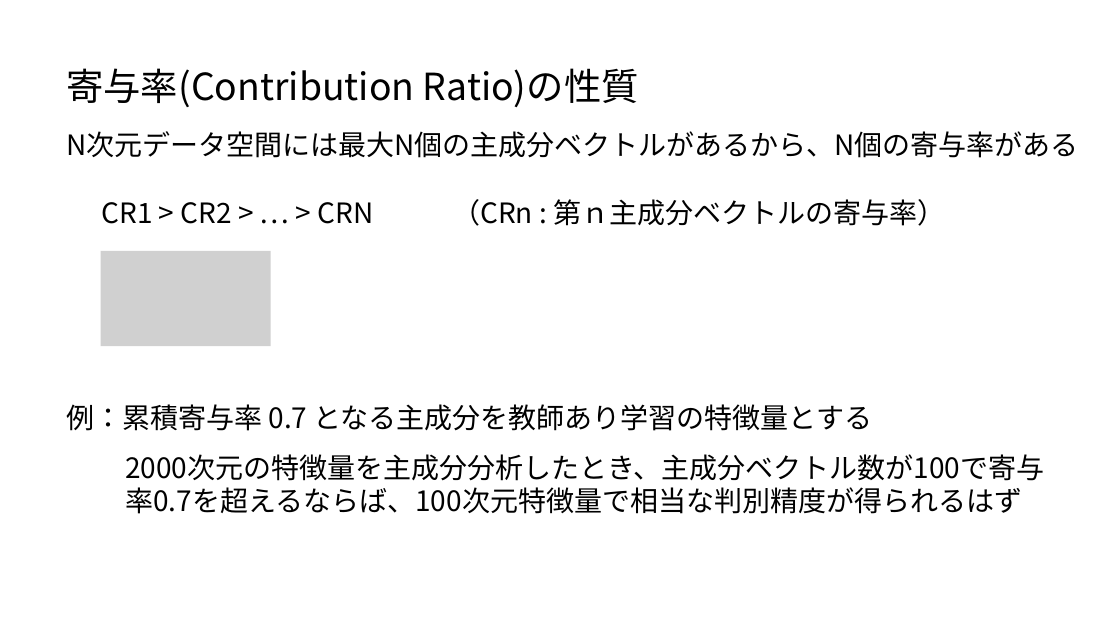
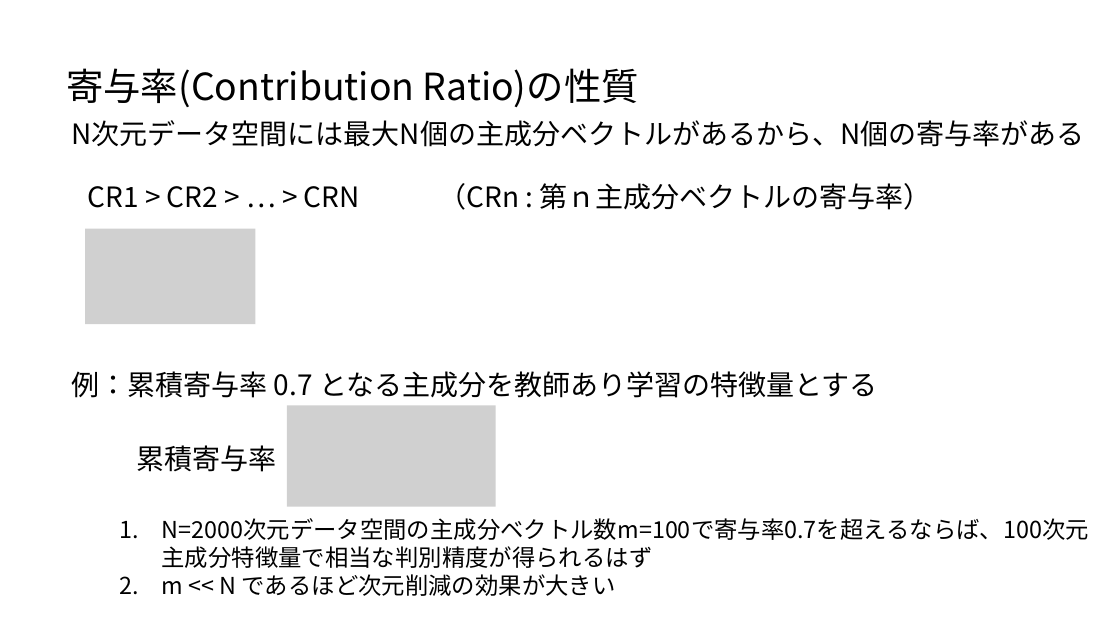
Before and after one commit to ueharaLab/NLP_7-PCA, a slide deck: slide 27 of NLP_6 PCA(BASICS)_ver2.pptx. Drawn at 1120x630 pixels with LibreOffice and Linux fonts; fonts in the diff are those of the drawing; grey boxes stand for pictures. Boxes give left, top, right and bottom in pixels: in the first picture for what was removed or moved away, otherwise in the second. Text is boxed around its words. In the diff, an @@ line names an element or a change of style, - is before the commit and + after.

Commit message:
719

```diff
--- a/NLP_6 PCA(BASICS)_ver2.pptx
+++ b/NLP_6 PCA(BASICS)_ver2.pptx
@@ text "N次元データ空間には最大N個の主成分ベクトルがあるから、N個の寄与率がある": place and size @@
-text "N次元データ空間には最大N個の主成分ベクトルがあるから、N個の寄与率がある" at bbox=[66, 131, 1079, 158]
+text "N次元データ空間には最大N個の主成分ベクトルがあるから、N個の寄与率がある" at bbox=[72, 120, 1085, 147]
@@ text "CR1 > CR2 > … ...": place and size @@
-text "CR1 > CR2 > … ..." at bbox=[101, 202, 374, 224]
+text "CR1 > CR2 > … ..." at bbox=[88, 186, 360, 208]
@@ text "（CRn : 第ｎ主成分ベクトルの寄与率）": place and size @@
-text "（CRn : 第ｎ主成分ベクトルの寄与率）" at bbox=[452, 199, 945, 226]
+text "（CRn : 第ｎ主成分ベクトルの寄与率）" at bbox=[438, 183, 931, 210]
@@ picture: place and size @@
-picture at bbox=[101, 251, 271, 347]
+picture at bbox=[85, 229, 255, 324]
@@ text "例：累積寄与率 0.7 となる主成分を教師あり学習の特徴量とする": place and size @@
-text "例：累積寄与率 0.7 となる主成分を教師あり学習の特徴量とする" at bbox=[66, 404, 872, 431]
+text "例：累積寄与率 0.7 となる主成分を教師あり学習の特徴量とする" at bbox=[72, 371, 877, 398]
@@ picture added at bbox=[287, 406, 496, 507] @@
@@ text added at bbox=[137, 445, 277, 472], 24 pt, text #000000 @@
+累積寄与率
@@ text at bbox=[162, 518, 1089, 596]: text changed; size 24 to 20 pt @@
-2000次元の特徴量を主成分分析したとき、主成分ベクトル数が100で寄与率0.7を超えるならば、100次元特徴量で相当な判別精度が得られるはず
+1. N=2000次元データ空間の主成分ベクトル数m=100で寄与率0.7を超えるならば、100次元主成分特徴量で相当な判別精度が得られるはず
+2. m << N であるほど次元削減の効果が大きい
```
